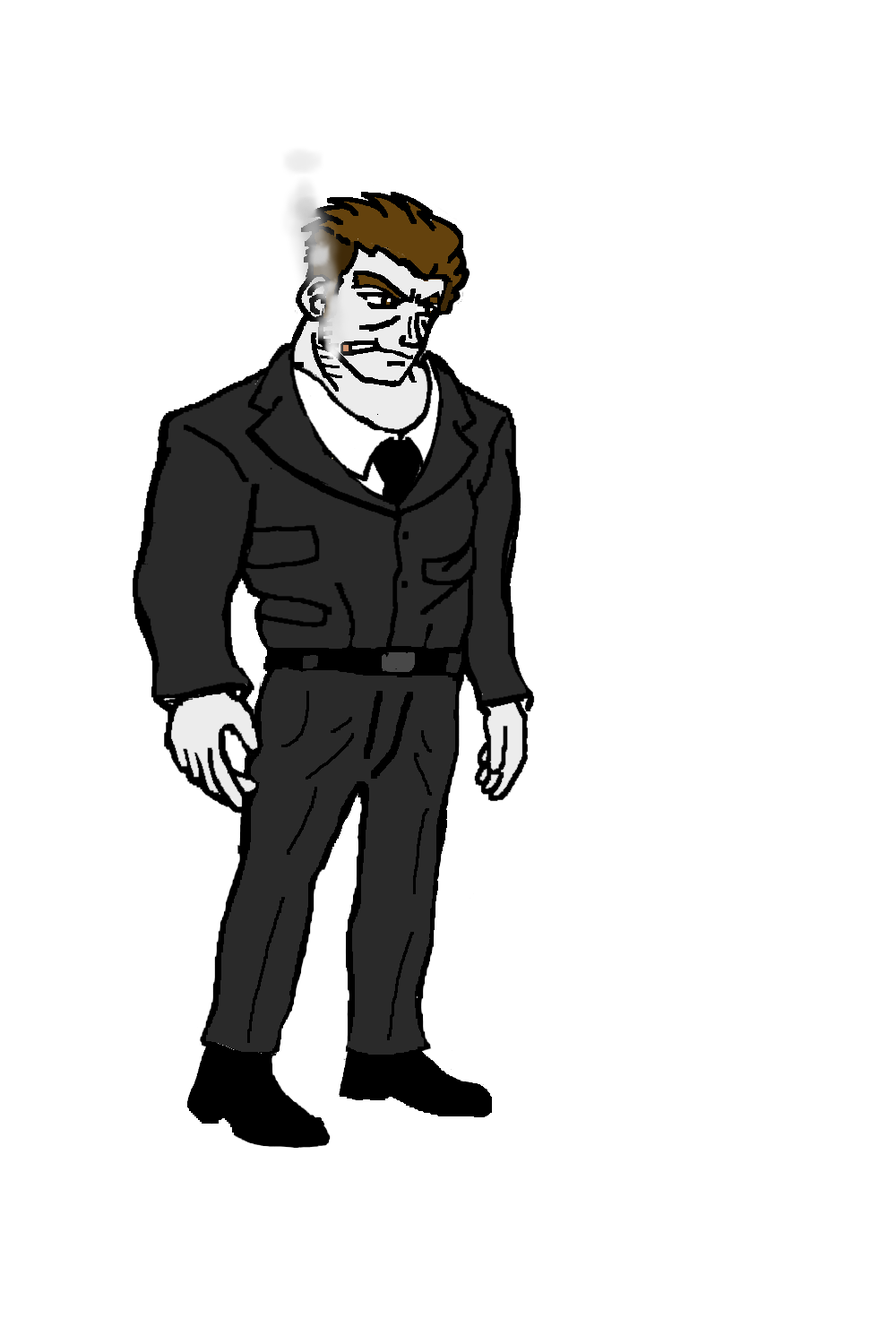
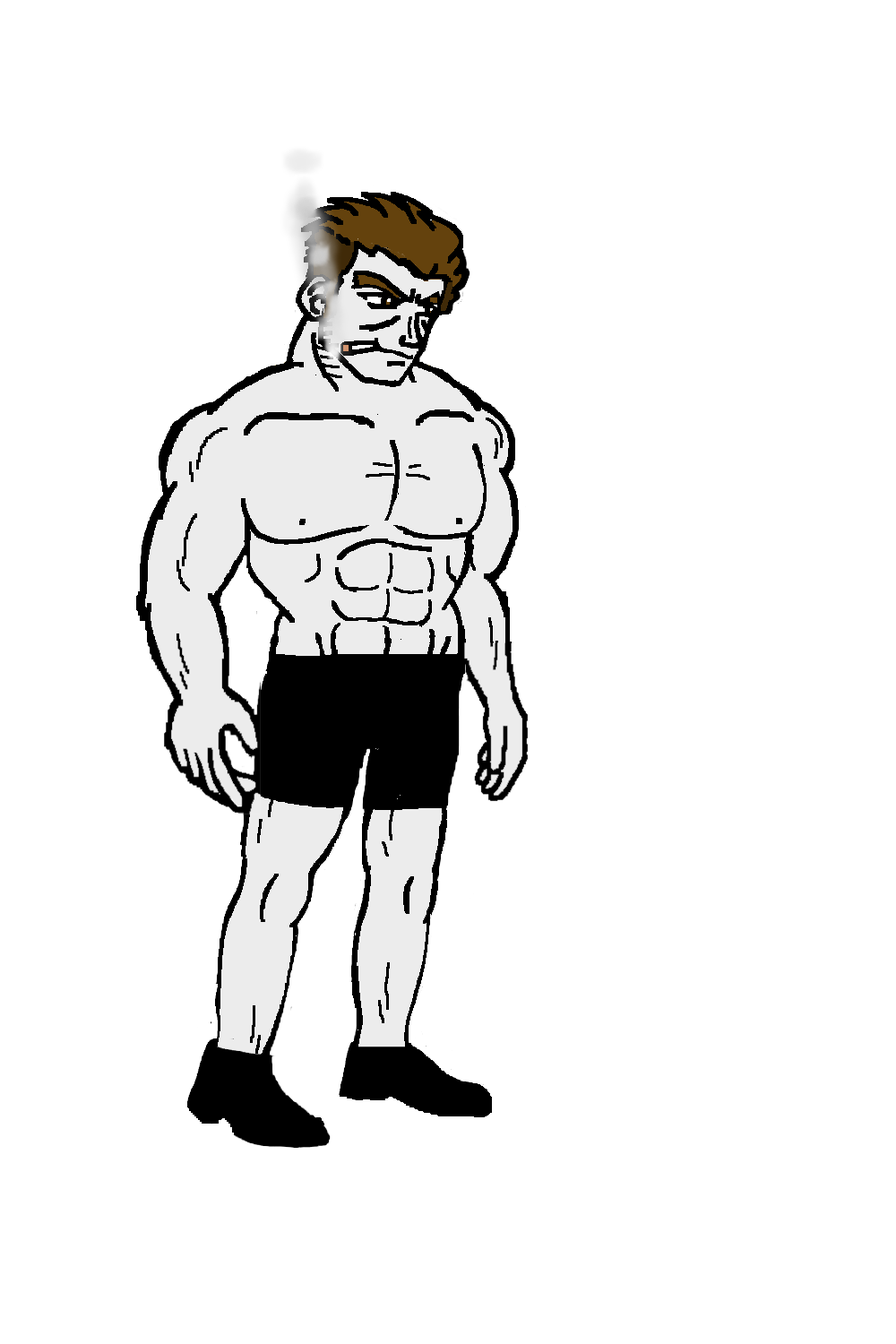
Revision of a layered 896×1344 image; what changed, layer by layer:
hid "Suit #1" over [131, 342, 533, 714]
hid "Tie #1" over [354, 438, 425, 672]
hid "Shirt3 #1" over [133, 310, 535, 718]
hid "Pants2 #1" over [197, 642, 474, 1060]
